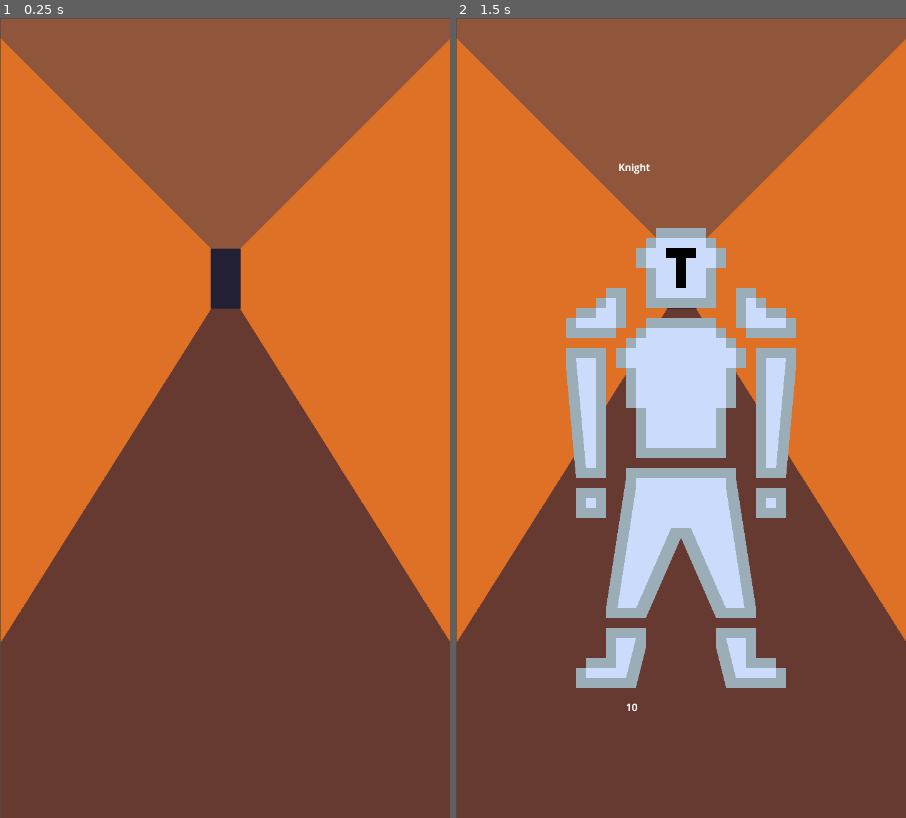
Above: before the commit, frames 1-2 (left to right).
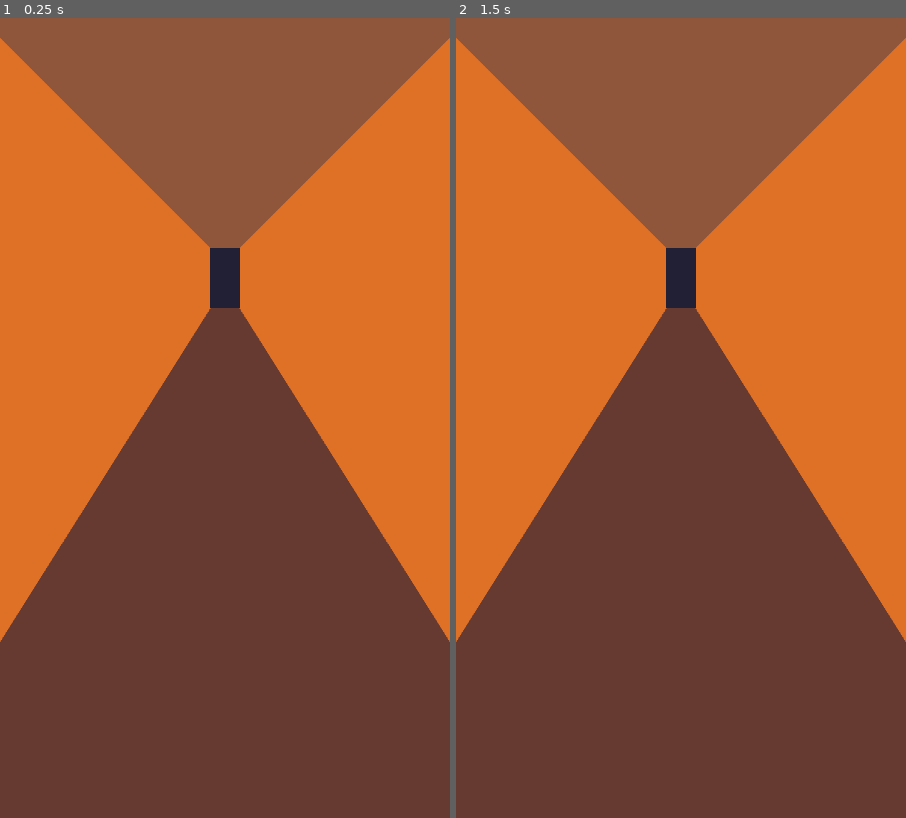
Above: after the commit, the same moments.

Repository: 3mhurley/swipe-of-fate
Game: Godot game, scene res://Scenes/main.tscn
The game is run twice, just before and just after one commit, with the same random seed, the same clock (stepped at 60 frames per second) and the same inputs. Before the commit the project starts from res://Scenes/tunnel.tscn.
Inputs:
- Up to frame 1 (0.25 s): no input
- Up to frame 2 (1.5 s): click "Create Enemy" at 0.5 s; click "Create Enemy" at 1.25 s

The runs differ from the first frame. In frame 1, 0.6% of the frame differs, in the area x 0-100%, y 0-78%; in frame 2, 17%, in the area x 0-100%, y 0-87%.

Commit message:
layer testing

Diff:
--- a/Scenes/main.tscn
+++ b/Scenes/main.tscn
@@ -5,8 +5,23 @@
 [node name="Main" type="Node2D"]
 
 [node name="GameScreen" type="Node2D" parent="."]
+y_sort_enabled = true
 
 [node name="Player" type="Node2D" parent="GameScreen"]
+z_index = 1
+y_sort_enabled = true
+
+[node name="ProgressBar" type="ProgressBar" parent="GameScreen/Player"]
+z_index = 1
+y_sort_enabled = true
+offset_left = 100.0
+offset_top = 950.0
+offset_right = 600.0
+offset_bottom = 1250.0
+max_value = 10.0
+step = 1.0
+value = 10.0
+show_percentage = false
 
 [node name="Enemy" type="Node2D" parent="GameScreen"]
 
--- a/Scenes/tunnel.tscn
+++ b/Scenes/tunnel.tscn
@@ -1,24 +1,40 @@
-[gd_scene load_steps=3 format=3 uid="uid://buy303q1o7s3"]
+[gd_scene load_steps=4 format=3 uid="uid://buy303q1o7s3"]
 
 [ext_resource type="Script" path="res://Scripts/tunnel.gd" id="1_3vofj"]
 [ext_resource type="Texture2D" uid="uid://cy5agph5kcjmt" path="res://Sprites/Hall-0001.png" id="1_chi24"]
 
+[sub_resource type="TileSet" id="TileSet_wcot0"]
+
 [node name="Tunnel" type="Node2D"]
+y_sort_enabled = true
 script = ExtResource("1_3vofj")
 
 [node name="CanvasLayer" type="CanvasLayer" parent="."]
 
-[node name="Sprite2D" type="Sprite2D" parent="CanvasLayer"]
-position = Vector2(361, 641)
+[node name="Spawn" type="Node2D" parent="CanvasLayer"]
+
+[node name="TileMapLayer" type="TileMapLayer" parent="CanvasLayer"]
+visible = false
+tile_set = SubResource("TileSet_wcot0")
+
+[node name="TextureRect" type="TextureRect" parent="CanvasLayer"]
+visible = false
+y_sort_enabled = true
+offset_right = 40.0
+offset_bottom = 40.0
 texture = ExtResource("1_chi24")
 
-[node name="Spawn" type="Node2D" parent="CanvasLayer"]
+[node name="Sprite2D" type="Sprite2D" parent="CanvasLayer"]
+texture = ExtResource("1_chi24")
+centered = false
 
 [node name="Button" type="Button" parent="."]
-offset_left = 22.0
-offset_top = 16.0
-offset_right = 138.0
-offset_bottom = 94.0
+z_index = 1
+y_sort_enabled = true
+offset_left = 18.0
+offset_top = 14.0
+offset_right = 134.0
+offset_bottom = 92.0
 text = "Create Enemy"
 
 [connection signal="pressed" from="Button" to="." method="_on_button_pressed"]
--- a/project.godot
+++ b/project.godot
@@ -11,7 +11,7 @@
 [application]
 
 config/name="Swipe of Fate"
-run/main_scene="res://Scenes/tunnel.tscn"
+run/main_scene="res://Scenes/main.tscn"
 config/features=PackedStringArray("4.3", "Mobile")
 config/icon="res://icon.svg"
 
